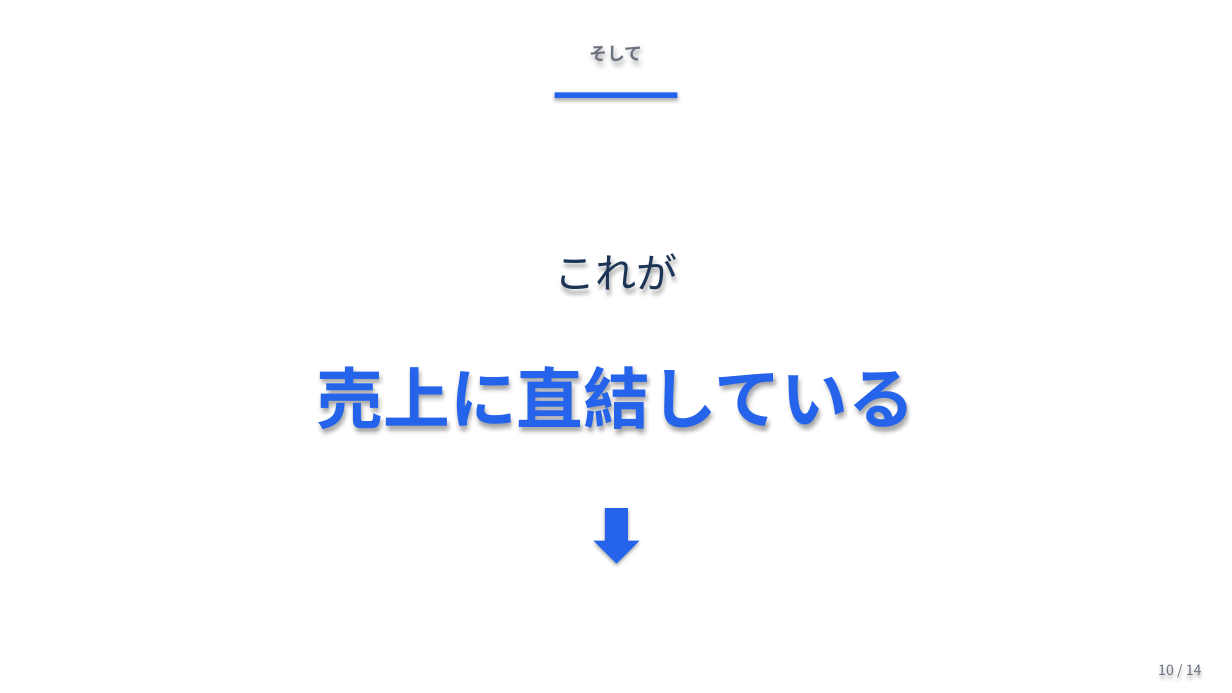
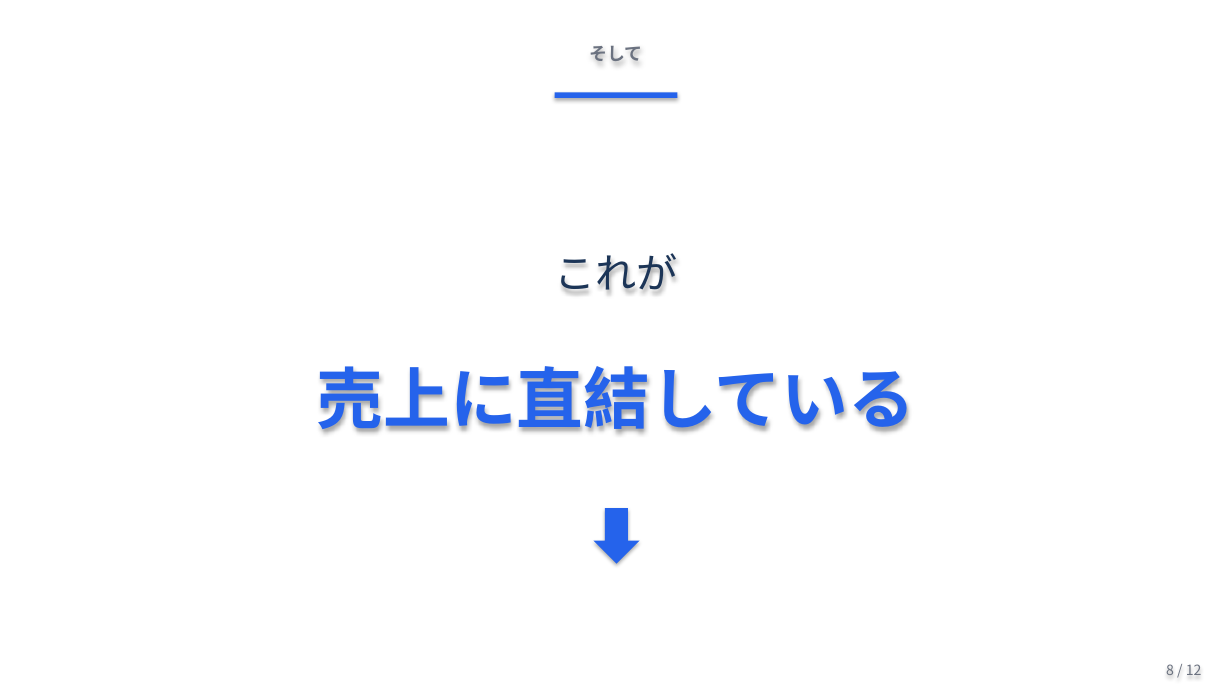
Before and after one commit to Ryunosuke-Okawa/Ryunosuke-n1, a slide deck: slide 8 of strategy/AI社員5人_発表_20260426.pptx (slide 10 before the commit). Drawn at 1232x693 pixels with LibreOffice and Linux fonts; fonts in the diff are those of the drawing. Boxes give left, top, right and bottom in pixels: in the first picture for what was removed or moved away, otherwise in the second. Text is boxed around its words. In the diff, an @@ line names an element or a change of style, - is before the commit and + after.

```diff
--- a/strategy/AI社員5人_発表_20260426.pptx
+++ b/strategy/AI社員5人_発表_20260426.pptx
@@ text at (1166, 664, 1202, 675): text changed @@
-10 / 14
+8 / 12
```
Also in this commit, not shown: 10 other slides changed, 2 slides removed, 1 other file.
